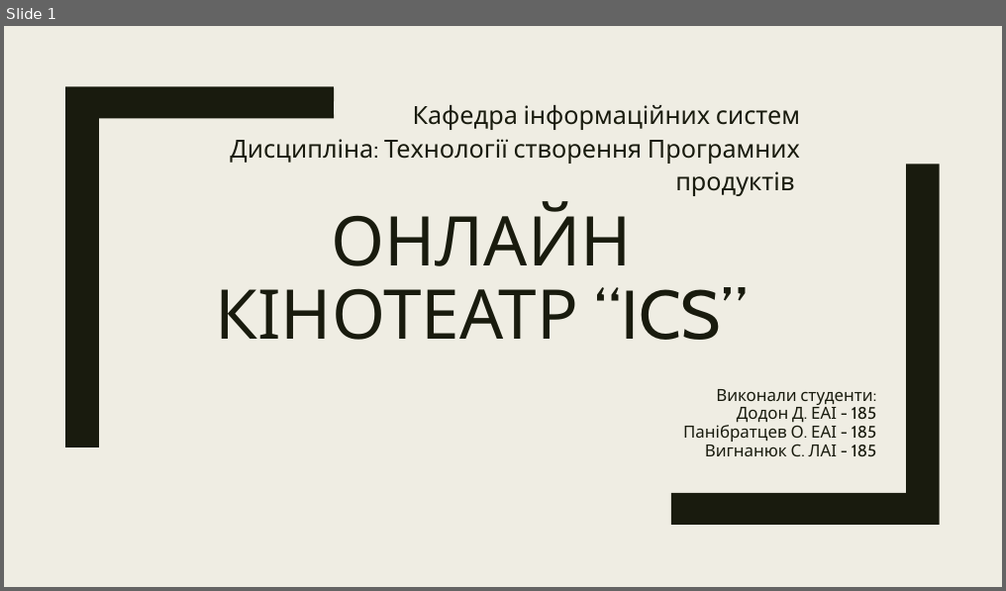
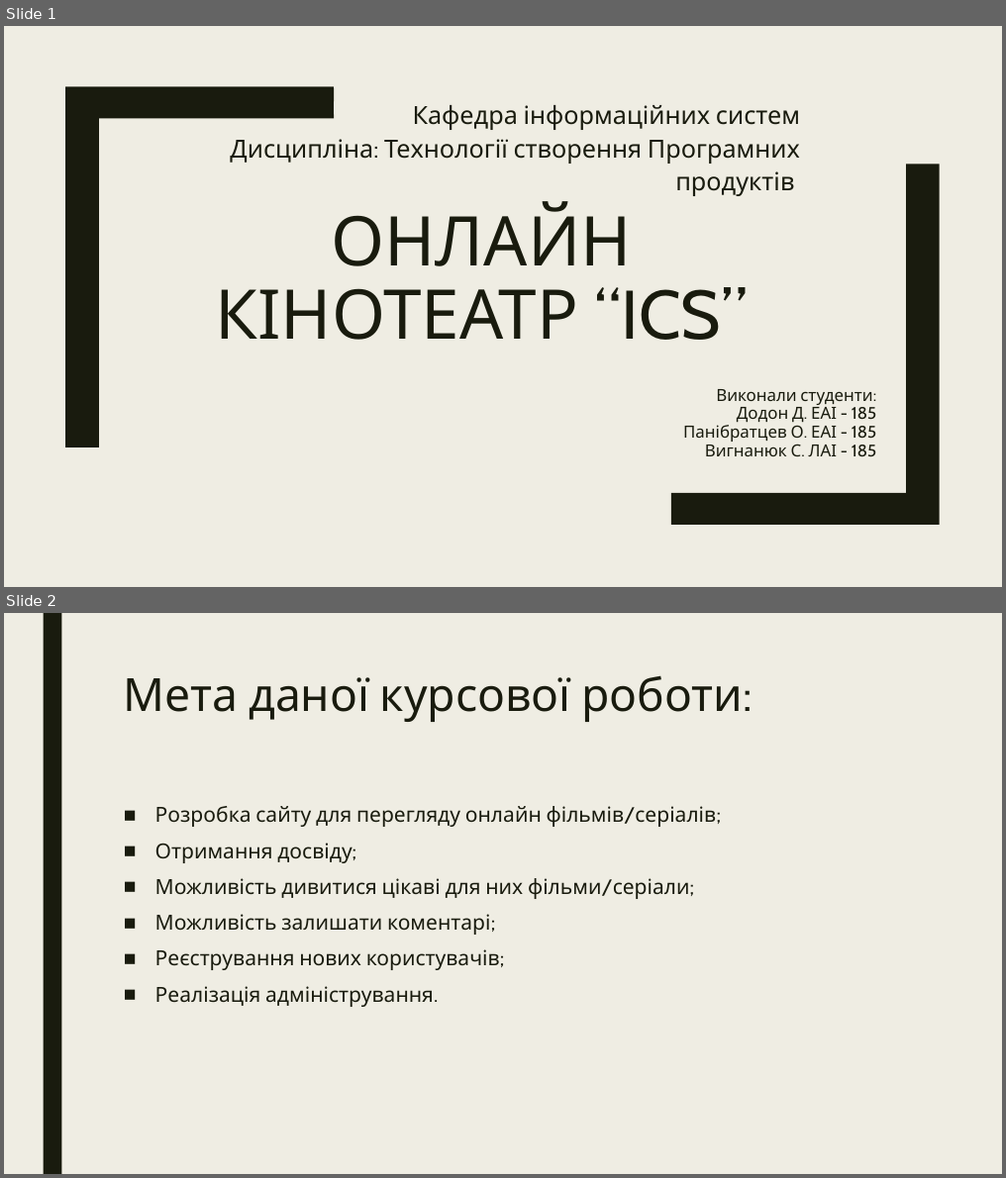
Before and after one commit to elxaz/kursa4AI, a slide deck: 1.pptx. Shown one above the other, each under a label of ours: slide 1 before the commit, slides 1 and 2 after it. The pictures are 1006x591 and 1006x1178 pixels, drawn with LibreOffice and Linux fonts; fonts in the diff are those of the drawing. Boxes give left, top, right and bottom in pixels: in the first picture for what was removed or moved away, otherwise in the second. Text is boxed around its words. In the diff, an @@ line names an element or a change of style, - is before the commit and + after.

```diff
--- a/1.pptx
+++ b/1.pptx
@@ slide 2 added at (4,613,1002,1174), background #EFEDE3 @@
@@ rectangle added at (43,613,61,1174), fill #191B0E @@
@@ title added at (124,675,743,722), 44 pt, text #191B0E @@
+Мета даної курсової роботи:
@@ text added at (155,806,716,1007), 20 pt, text #191B0E @@
+■ Розробка сайту для перегляду онлайн фільмів/серіалів;
+■ Отримання досвіду;
+■ Можливість дивитися цікаві для них фільми/серіали;
+■ Можливість залишати коментарі;
+■ Реєстрування нових користувачів;
+■ Реалізація адміністрування.
```
Also in this commit, not shown: 2 slides changed, 3 other slides added, 1 slide removed, 3 other files.
